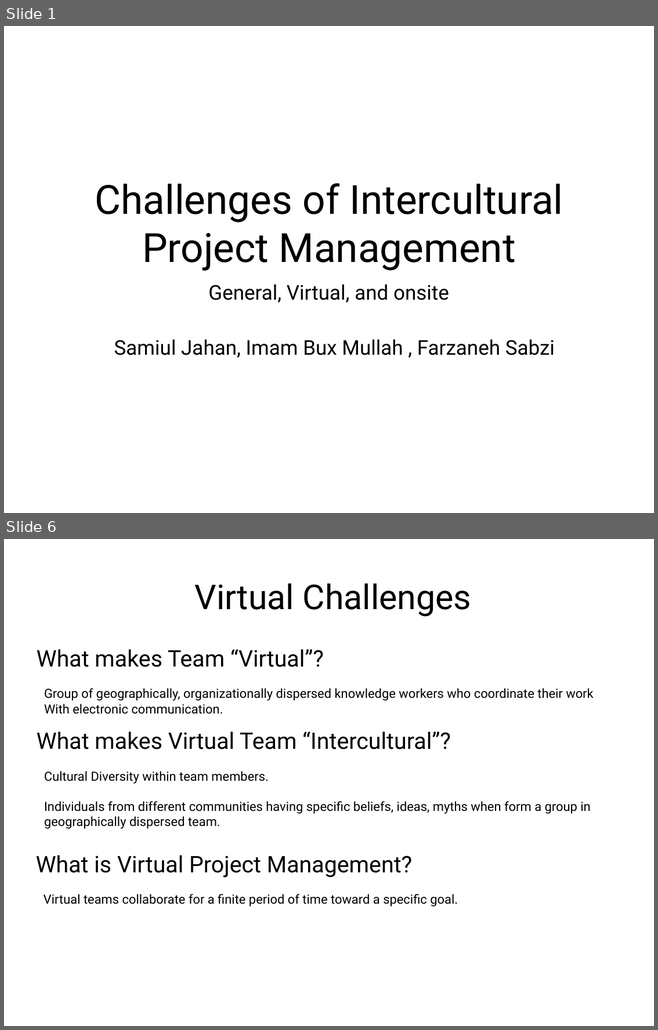
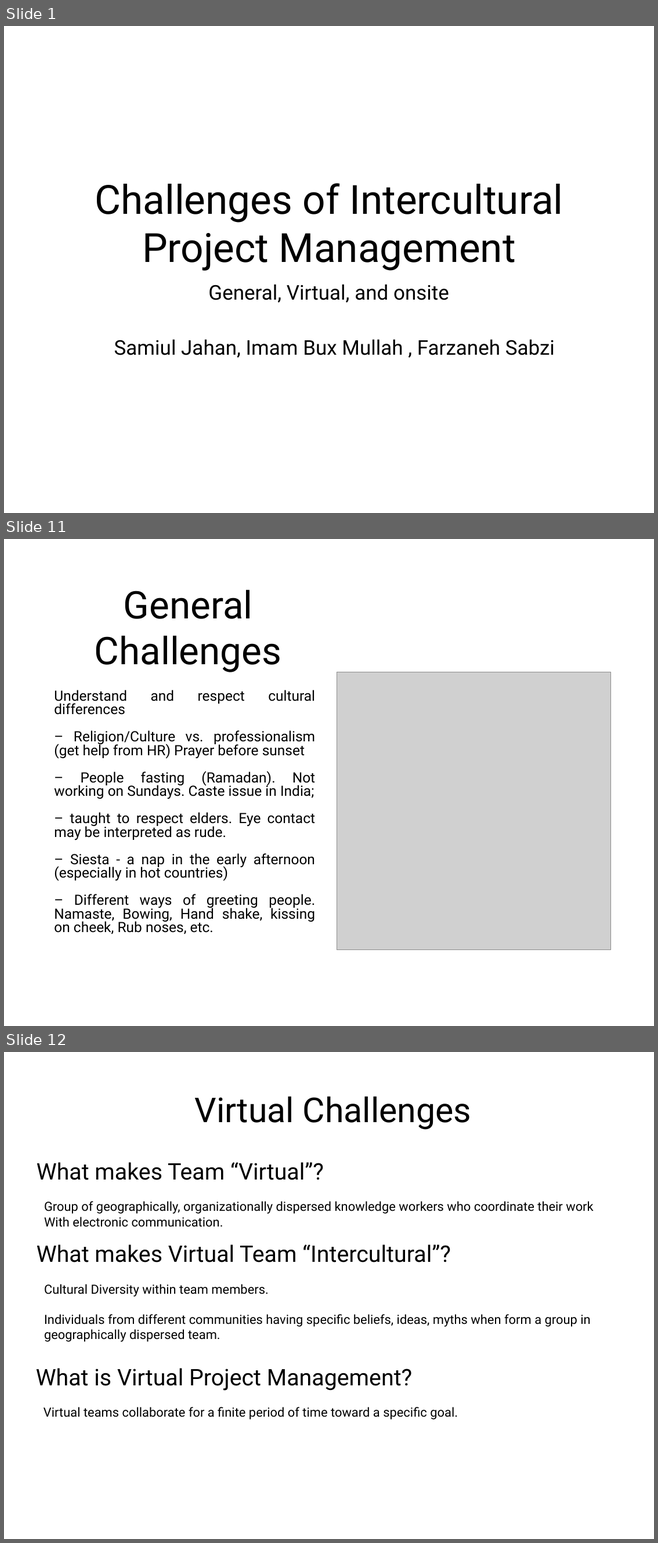
Before and after one commit to samiuljahan/IPM17, a slide deck: PPT.pptx. Shown one above the other, each under a label of ours: slides 1 and 6 before the commit, slides 1, 11 and 12 after it; the slides between them are not shown. The pictures are 658x1030 and 658x1543 pixels, drawn with LibreOffice and Linux fonts; fonts in the diff are those of the drawing; grey boxes stand for pictures. Boxes give left, top, right and bottom in pixels: in the first picture for what was removed or moved away, otherwise in the second. Text is boxed around its words. In the diff, an @@ line names an element or a change of style, - is before the commit and + after.

Commit message:
General challnges section updated
Updated the file. Added my parts, added agenda section

```diff
--- a/PPT.pptx
+++ b/PPT.pptx
@@ slide 11 added at (x1=4, y1=539, x2=654, y2=1026), background #FFFFFF @@
@@ title added at (x1=94, y1=589, x2=282, y2=672), 60 pt, text #000000 @@
+General Challenges
@@ picture added at (x1=336, y1=672, x2=611, y2=950) @@
@@ text added at (x1=54, y1=690, x2=315, y2=935), 22.4 pt, text #000000 @@
+Understand and respect cultural differences
+– Religion/Culture vs. professionalism (get help from HR) Prayer before sunset
+– People fasting (Ramadan). Not working on Sundays. Caste issue in India;
+– taught to respect elders. Eye contact may be interpreted as rude.
+– Siesta - a nap in the early afternoon (especially in hot countries)
+– Different ways of greeting people. Namaste, Bowing, Hand shake, kissing on cheek, Rub noses, etc.
@@ what was slide 6 is now slide 12 @@
```
Also in this commit, not shown: 3 slides changed, 6 other slides added, 1 slide removed.
